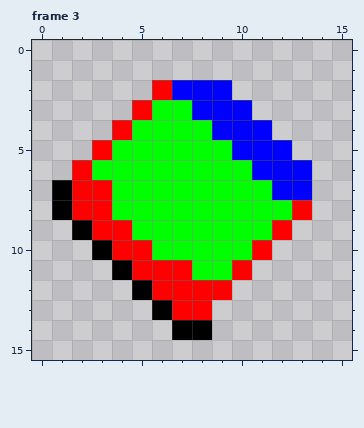
Pixel-art file -- public/assets/graphics/snek-apple.ase. The first picture shows the starting point.
16x16 pixels, 12 frames. Shown: frame 3. The commit also changed other frames, which this record leaves out.
Once edited:
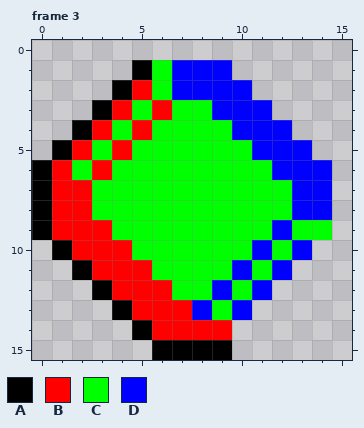
Palette (. is transparent): A #000000  B #ff0000  C #00ff00  D #0000ff
The exact change:
{"where": "frame 3, layer \"Layer 2\""}
{"frame":3,"y":1,"x":5,"old":".....","new":"ACDDD"}
{"frame":3,"y":2,"x":4,"old":"..B","new":"ABC"}
{"frame":3,"y":2,"x":10,"old":".","new":"D"}
{"frame":3,"y":3,"x":3,"old":"..BC","new":"ABCB"}
{"frame":3,"y":3,"x":8,"old":"D","new":"C"}
{"frame":3,"y":3,"x":11,"old":".","new":"D"}
{"frame":3,"y":4,"x":2,"old":"..BC","new":"ABCB"}
{"frame":3,"y":4,"x":9,"old":"D","new":"C"}
{"frame":3,"y":4,"x":12,"old":".","new":"D"}
{"frame":3,"y":5,"x":1,"old":"..BC","new":"ABCB"}
{"frame":3,"y":5,"x":10,"old":"D","new":"C"}
{"frame":3,"y":5,"x":13,"old":".","new":"D"}
{"frame":3,"y":6,"x":0,"old":"..BC","new":"ABCB"}
{"frame":3,"y":6,"x":11,"old":"D","new":"C"}
{"frame":3,"y":6,"x":14,"old":".","new":"D"}
{"frame":3,"y":7,"x":0,"old":".A","new":"AB"}
{"frame":3,"y":7,"x":3,"old":"B","new":"C"}
{"frame":3,"y":7,"x":12,"old":"D","new":"C"}
{"frame":3,"y":7,"x":14,"old":".","new":"D"}
{"frame":3,"y":8,"x":0,"old":".A","new":"AB"}
{"frame":3,"y":8,"x":3,"old":"B","new":"C"}
{"frame":3,"y":8,"x":13,"old":"B.","new":"DD"}
{"frame":3,"y":9,"x":0,"old":"..A","new":"ABB"}
{"frame":3,"y":9,"x":4,"old":"B","new":"C"}
{"frame":3,"y":9,"x":12,"old":"B..","new":"DCC"}
{"frame":3,"y":10,"x":1,"old":"..A","new":"ABB"}
{"frame":3,"y":10,"x":5,"old":"B","new":"C"}
{"frame":3,"y":10,"x":11,"old":"B..","new":"DCD"}
{"frame":3,"y":11,"x":2,"old":"..A","new":"ABB"}
{"frame":3,"y":11,"x":6,"old":"BB","new":"CC"}
{"frame":3,"y":11,"x":10,"old":"B..","new":"DCD"}
{"frame":3,"y":12,"x":3,"old":"..A","new":"ABB"}
{"frame":3,"y":12,"x":7,"old":"BBB..","new":"CCDCD"}
{"frame":3,"y":13,"x":4,"old":"..A","new":"ABB"}
{"frame":3,"y":13,"x":8,"old":"B..","new":"DCD"}
{"frame":3,"y":14,"x":5,"old":"..AA.","new":"ABBBB"}
{"frame":3,"y":15,"x":6,"old":"....","new":"AAAA"}
{"label":"changed","picture_box":[32,60,332,360]}
